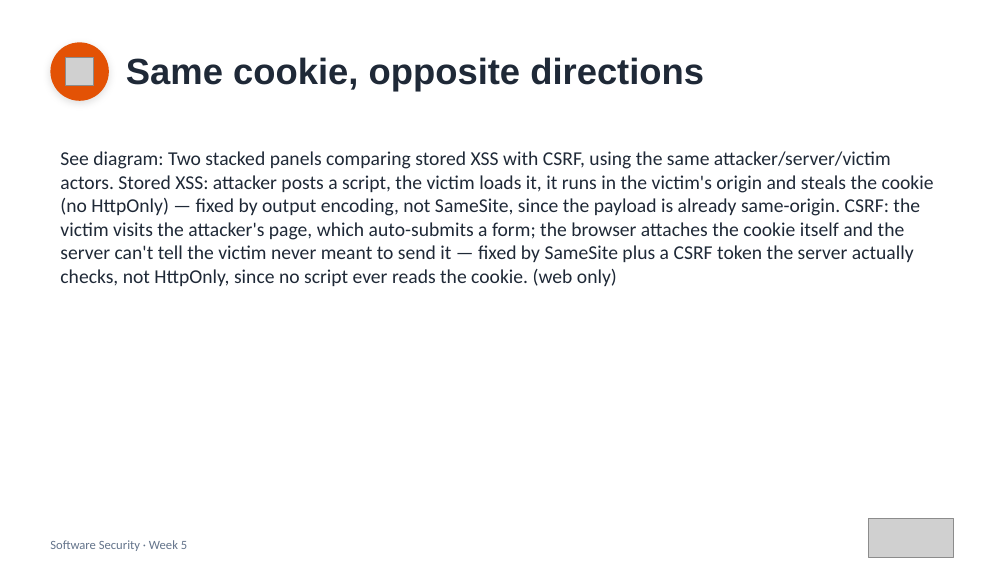
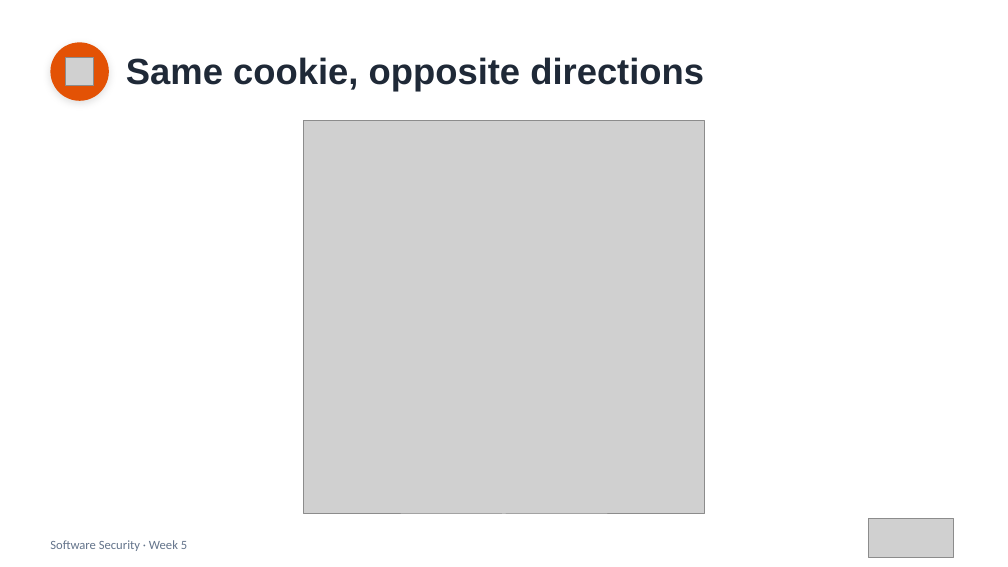
Before and after one commit to nutthakorn7/software-security, a slide deck: slide 13 of slides/pptx/week05.pptx. Drawn at 1008x567 pixels with LibreOffice and Linux fonts; fonts in the diff are those of the drawing; grey boxes stand for pictures. Boxes give left, top, right and bottom in pixels: in the first picture for what was removed or moved away, otherwise in the second. Text is boxed around its words. In the diff, an @@ line names an element or a change of style, - is before the commit and + after.

```diff
--- a/slides/pptx/week05.pptx
+++ b/slides/pptx/week05.pptx
@@ picture added at [303,121,705,514] @@
@@ text removed at [60,151,934,286] @@
-See diagram: Two stacked panels comparing stored XSS with CSRF, using the same attacker/server/victim actors. Stored XSS: attacker posts a script, the victim loads it, it runs in the victim's origin and steals the cookie (no HttpOnly) — fixed by output encoding, not SameSite, since the payload is already same-origin. CSRF: the victim visits the attacker's page, which auto-submits a form; the browser attaches the cookie itself and the server can't tell the victim never meant to send it — fixed by SameSite plus a CSRF token the server actually checks, not HttpOnly, since no script ever reads the cookie. (web only)
```
Also in this commit, not shown: 1 other slide changed, 18 other files.
